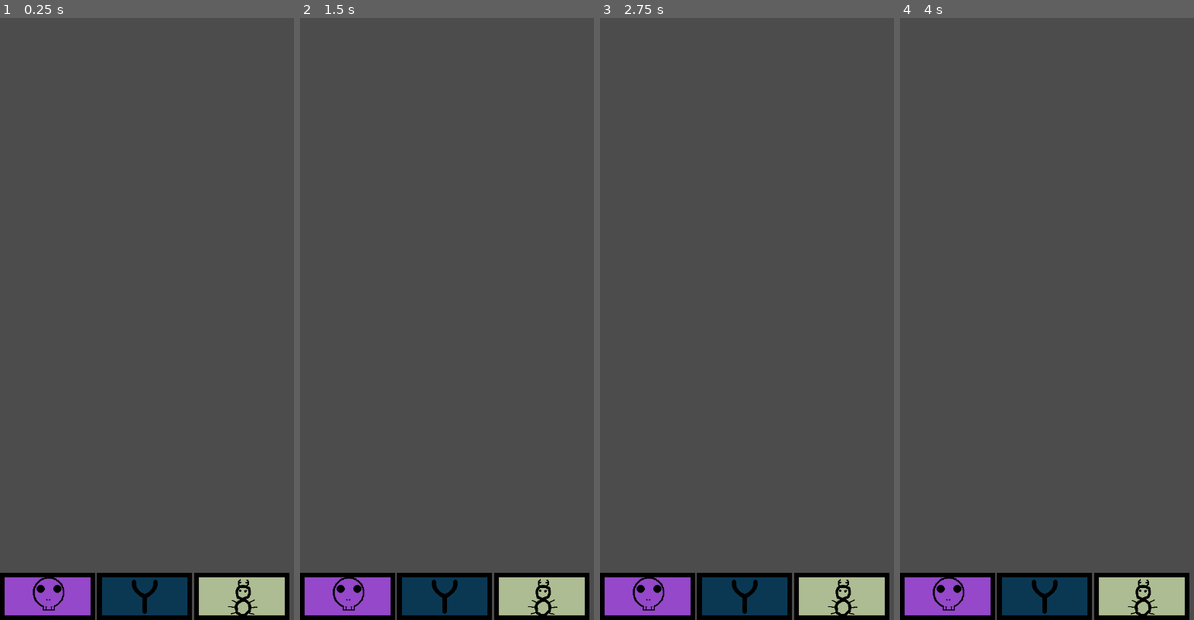
Above: before the commit, frames 1-4 (left to right).
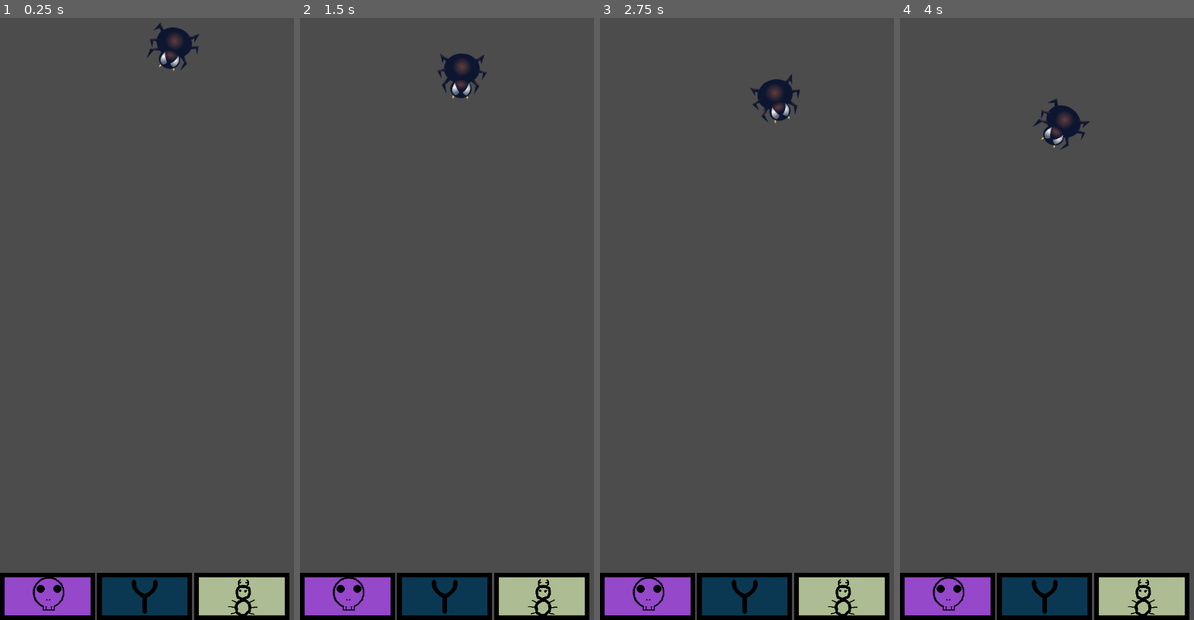
Above: after the commit, the same moments.

Repository: algch/Pest-Control
Game: Godot game, scene res://game_modes/Waves.tscn
The game is run twice, just before and just after one commit, with the same random seed, the same clock (stepped at 60 frames per second) and the same inputs.
Inputs (mouse positions are in pixels of both pictures, inside the frame that each line leads up to):
- Up to frame 1 (0.25 s): no input
- Up to frame 2 (1.5 s): click (347, 595) at 0.5 s; click (444, 595) at 1.25 s
- Up to frame 3 (2.75 s): click (841, 595) at 2 s
- Up to frame 4 (4 s): click (947, 595) at 2.75 s; click (1044, 595) at 3.5 s

The runs differ from the first frame. In frame 1, 0.7% of the frame differs, in the area x 50-68%, y 0-9%; in frame 2, 0.7%, in the area x 46-64%, y 5-14%; in frame 3, 0.7%; in frame 4, 0.7%.

Commit message:
fix multiple slingshot selected

Diff:
--- a/dragable_items/slingshot/Slingshot.gd
+++ b/dragable_items/slingshot/Slingshot.gd
@@ -4,6 +4,11 @@
 var is_selected := false setget set_is_selected
 # listeing for input state may be better, use states instead
 var reference_pos := Vector2()
+
+signal selected(selected_id)
+
+func _ready():
+	connect("selected", get_parent(), "on_Slingshot_selected")
 
 func init(pos):
 	position = pos
@@ -33,3 +38,5 @@
 
 func _on_SelectorButton_released():
 	self.is_selected = not is_selected
+	if is_selected:
+		emit_signal("selected", get_instance_id())
--- a/dragable_items/slingshot/Slingshot.tscn
+++ b/dragable_items/slingshot/Slingshot.tscn
@@ -15,7 +15,9 @@
 [sub_resource type="CircleShape2D" id=3]
 radius = 36.0
 
-[node name="Slingshot" type="StaticBody2D"]
+[node name="Slingshot" type="StaticBody2D" groups=[
+"slingshots",
+]]
 input_pickable = true
 script = ExtResource( 4 )
 
--- /dev/null
+++ b/enemies/Enemy.gd
@@ -0,0 +1,21 @@
+extends KinematicBody2D
+
+enum STATE {
+	ADVANCE,
+	ATTACK,
+	STAGGER,
+}
+var rotation_delta = deg2rad(1)
+var direction = Vector2.DOWN
+var speed = 50.0
+
+func _ready():
+	pass # Replace with function body.
+
+func _physics_process(delta):
+	if rad2deg(direction.angle()) <= 45 or rad2deg(direction.angle()) >= 135:
+		rotation_delta *= -1
+	direction = direction.rotated(rotation_delta)
+	rotation = direction.angle()
+	var motion = direction * speed * delta
+	var collision = move_and_collide(motion)
--- /dev/null
+++ b/enemies/spider/Spider.gd
@@ -0,0 +1 @@
+extends "res://enemies/Enemy.gd"
--- /dev/null
+++ b/enemies/spider/Spider.tscn
@@ -0,0 +1,43 @@
+[gd_scene load_steps=20 format=2]
+
+[ext_resource path="res://enemies/spider/animations/walk/Spider_Walking0002.png" type="Texture" id=1]
+[ext_resource path="res://enemies/spider/animations/walk/Spider_Walking0001.png" type="Texture" id=2]
+[ext_resource path="res://enemies/spider/animations/walk/Spider_Walking0011.png" type="Texture" id=3]
+[ext_resource path="res://enemies/spider/animations/walk/Spider_Walking0015.png" type="Texture" id=4]
+[ext_resource path="res://enemies/spider/animations/walk/Spider_Walking0016.png" type="Texture" id=5]
+[ext_resource path="res://enemies/spider/Spider.gd" type="Script" id=6]
+[ext_resource path="res://enemies/spider/animations/walk/Spider_Walking0008.png" type="Texture" id=7]
+[ext_resource path="res://enemies/spider/animations/walk/Spider_Walking0009.png" type="Texture" id=8]
+[ext_resource path="res://enemies/spider/animations/walk/Spider_Walking0013.png" type="Texture" id=9]
+[ext_resource path="res://enemies/spider/animations/walk/Spider_Walking0014.png" type="Texture" id=10]
+[ext_resource path="res://enemies/spider/animations/walk/Spider_Walking0010.png" type="Texture" id=11]
+[ext_resource path="res://enemies/spider/animations/walk/Spider_Walking0012.png" type="Texture" id=12]
+[ext_resource path="res://enemies/spider/animations/walk/Spider_Walking0003.png" type="Texture" id=13]
+[ext_resource path="res://enemies/spider/animations/walk/Spider_Walking0006.png" type="Texture" id=14]
+[ext_resource path="res://enemies/spider/animations/walk/Spider_Walking0004.png" type="Texture" id=15]
+[ext_resource path="res://enemies/spider/animations/walk/Spider_Walking0005.png" type="Texture" id=16]
+[ext_resource path="res://enemies/spider/animations/walk/Spider_Walking0007.png" type="Texture" id=17]
+
+[sub_resource type="SpriteFrames" id=1]
+animations = [ {
+"frames": [ ExtResource( 2 ), ExtResource( 1 ), ExtResource( 13 ), ExtResource( 15 ), ExtResource( 16 ), ExtResource( 14 ), ExtResource( 17 ), ExtResource( 7 ), ExtResource( 8 ), ExtResource( 11 ), ExtResource( 3 ), ExtResource( 12 ), ExtResource( 9 ), ExtResource( 10 ), ExtResource( 4 ), ExtResource( 5 ) ],
+"loop": true,
+"name": "walk",
+"speed": 15.0
+} ]
+
+[sub_resource type="CircleShape2D" id=2]
+radius = 56.0
+
+[node name="Spider" type="KinematicBody2D"]
+script = ExtResource( 6 )
+
+[node name="AnimatedSprite" type="AnimatedSprite" parent="."]
+rotation = -1.5708
+frames = SubResource( 1 )
+animation = "walk"
+frame = 11
+playing = true
+
+[node name="CollisionShape2D" type="CollisionShape2D" parent="."]
+shape = SubResource( 2 )
--- a/game_modes/DraggableItems.gd
+++ b/game_modes/DraggableItems.gd
@@ -6,3 +6,8 @@
 
 func spawn_projectile(projectile):
 	get_parent().get_node("Projectiles").spawn_projectile(projectile)
+
+func on_Slingshot_selected(slingshot_id):
+	for slingshot in get_tree().get_nodes_in_group("slingshots"):
+		if slingshot.get_instance_id() != slingshot_id:
+			slingshot.is_selected = false
--- a/game_modes/Waves.tscn
+++ b/game_modes/Waves.tscn
@@ -1,9 +1,10 @@
-[gd_scene load_steps=5 format=2]
+[gd_scene load_steps=6 format=2]
 
 [ext_resource path="res://gui/Gui.tscn" type="PackedScene" id=1]
 [ext_resource path="res://game_modes/Waves.gd" type="Script" id=2]
 [ext_resource path="res://game_modes/DraggableItems.gd" type="Script" id=3]
 [ext_resource path="res://game_modes/Projectiles.gd" type="Script" id=4]
+[ext_resource path="res://enemies/spider/Spider.tscn" type="PackedScene" id=5]
 
 [node name="Waves" type="Node"]
 script = ExtResource( 2 )
@@ -28,4 +29,7 @@
 
 [node name="Projectiles" type="Node" parent="."]
 script = ExtResource( 4 )
+
+[node name="Spider" parent="." instance=ExtResource( 5 )]
+position = Vector2( 368, 48 )
 [connection signal="item_draged" from="Gui" to="." method="_on_Gui_item_draged"]
Binary file added: enemies/spider/animations/attack/Spider_Attack0001.png
Binary file added: enemies/spider/animations/attack/Spider_Attack0002.png
Binary file added: enemies/spider/animations/attack/Spider_Attack0003.png
Binary file added: enemies/spider/animations/attack/Spider_Attack0004.png
Binary file added: enemies/spider/animations/attack/Spider_Attack0005.png
Binary file added: enemies/spider/animations/attack/Spider_Attack0006.png
Binary file added: enemies/spider/animations/attack/Spider_Attack0007.png
Binary file added: enemies/spider/animations/attack/Spider_Attack0008.png
Binary file added: enemies/spider/animations/attack/Spider_Attack0009.png
Binary file added: enemies/spider/animations/attack/Spider_Attack0010.png
Binary file added: enemies/spider/animations/attack/Spider_Attack0011.png
Binary file added: enemies/spider/animations/attack/Spider_Attack0012.png
(and 33 more such lines)
